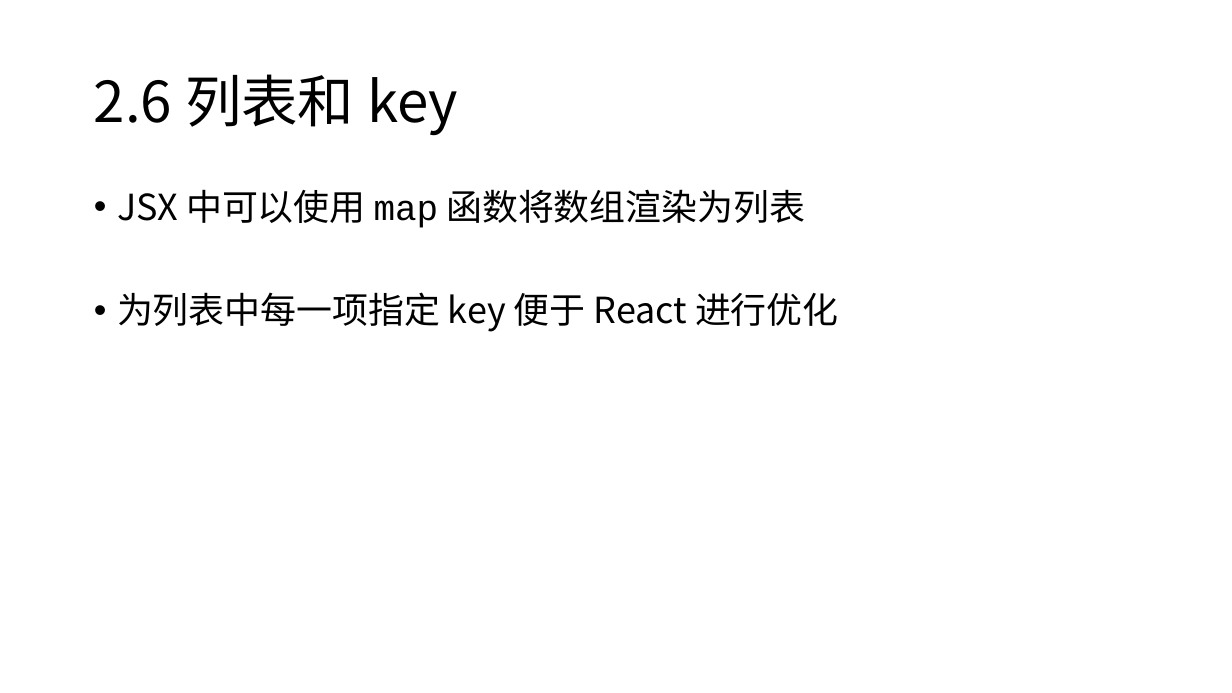
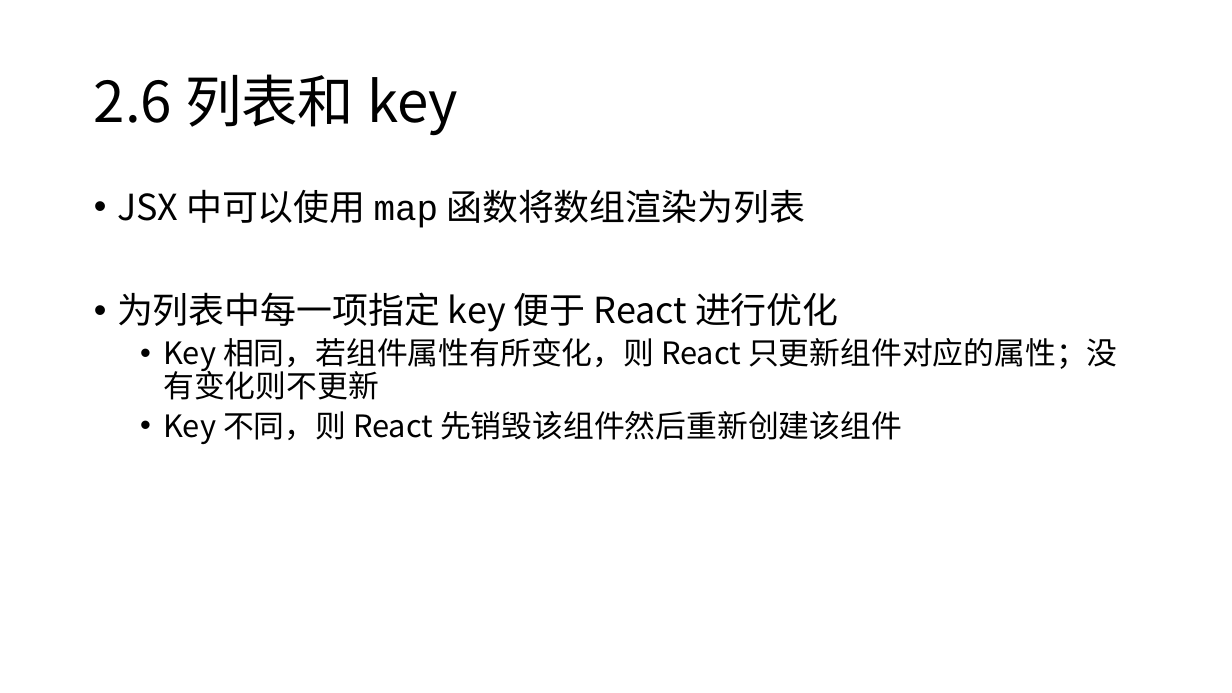
Before and after one commit to Zettat123/react_tutorial, a slide deck: slide 19 of slides/React 入门.pptx (slide 18 before the commit). Drawn at 1232x693 pixels with LibreOffice and Linux fonts; fonts in the diff are those of the drawing. Boxes give left, top, right and bottom in pixels: in the first picture for what was removed or moved away, otherwise in the second. Text is boxed around its words. In the diff, an @@ line names an element or a change of style, - is before the commit and + after.

```diff
--- a/slides/React 入门.pptx
+++ b/slides/React 入门.pptx
@@ text at <box>163,338,1118,444</box>: paragraphs added @@
+  • Key 相同，若组件属性有所变化，则 React 只更新组件对应的属性；没有变化则不更新
+  • Key 不同，则 React 先销毁该组件然后重新创建该组件
```
Also in this commit, not shown: 3 other slides changed, 1 slide added, 1 other file.
